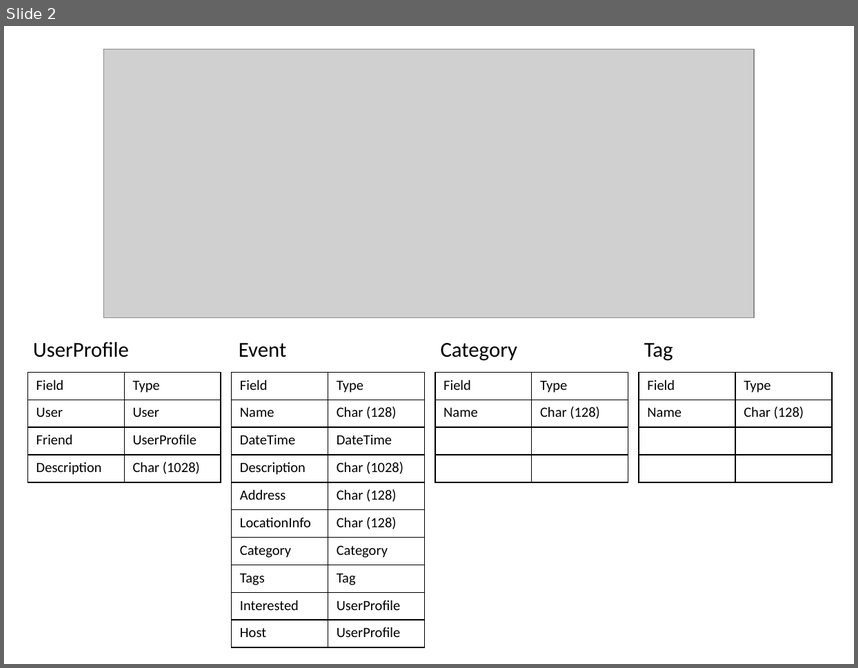
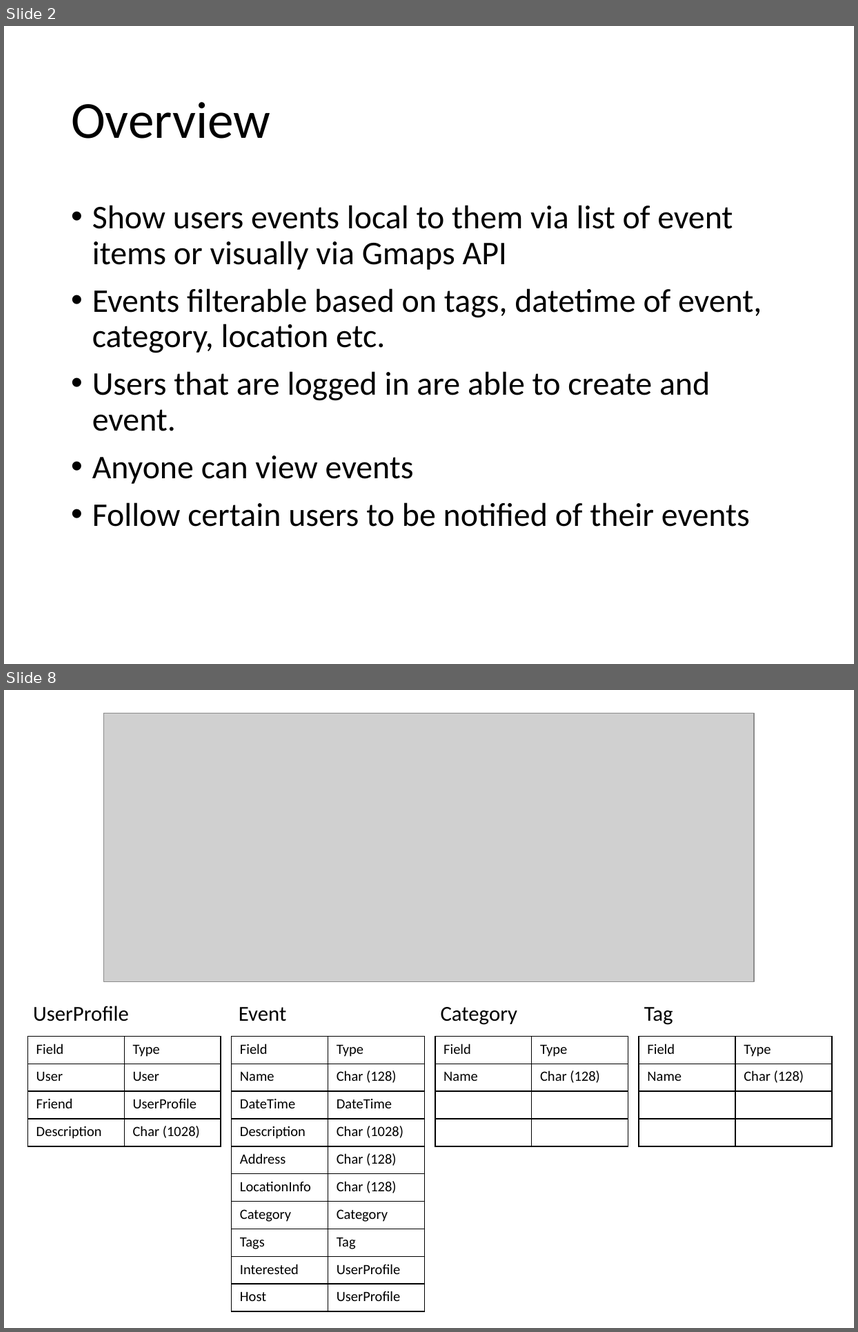
Before and after one commit to Lindronics/wad2_group_project, a slide deck: design_spec/design_specification.pptx. Shown one above the other, each under a label of ours: slide 2 before the commit, slides 2 and 8 after it; the slides between them are not shown. The pictures are 858x668 and 858x1332 pixels, drawn with LibreOffice and Linux fonts; fonts in the diff are those of the drawing; grey boxes stand for pictures. Boxes give left, top, right and bottom in pixels: in the first picture for what was removed or moved away, otherwise in the second. Text is boxed around its words. In the diff, an @@ line names an element or a change of style, - is before the commit and + after.

```diff
--- a/design_spec/design_specification.pptx
+++ b/design_spec/design_specification.pptx
@@ slide 2 added at bbox=[4, 26, 854, 664], background #FFFFFF @@
@@ title added at bbox=[71, 102, 271, 138], 44 pt, text #000000 @@
+Overview
@@ text added at bbox=[92, 205, 762, 526], 28 pt, text #000000 @@
+• Show users events local to them via list of event items or visually via Gmaps API
+• Events filterable based on tags, datetime of event, category, location etc.
+• Users that are logged in are able to create and event.
+• Anyone can view events
+• Follow certain users to be notified of their events
@@ what was slide 2 is now slide 8 @@
```
Also in this commit, not shown: 6 other slides added.
